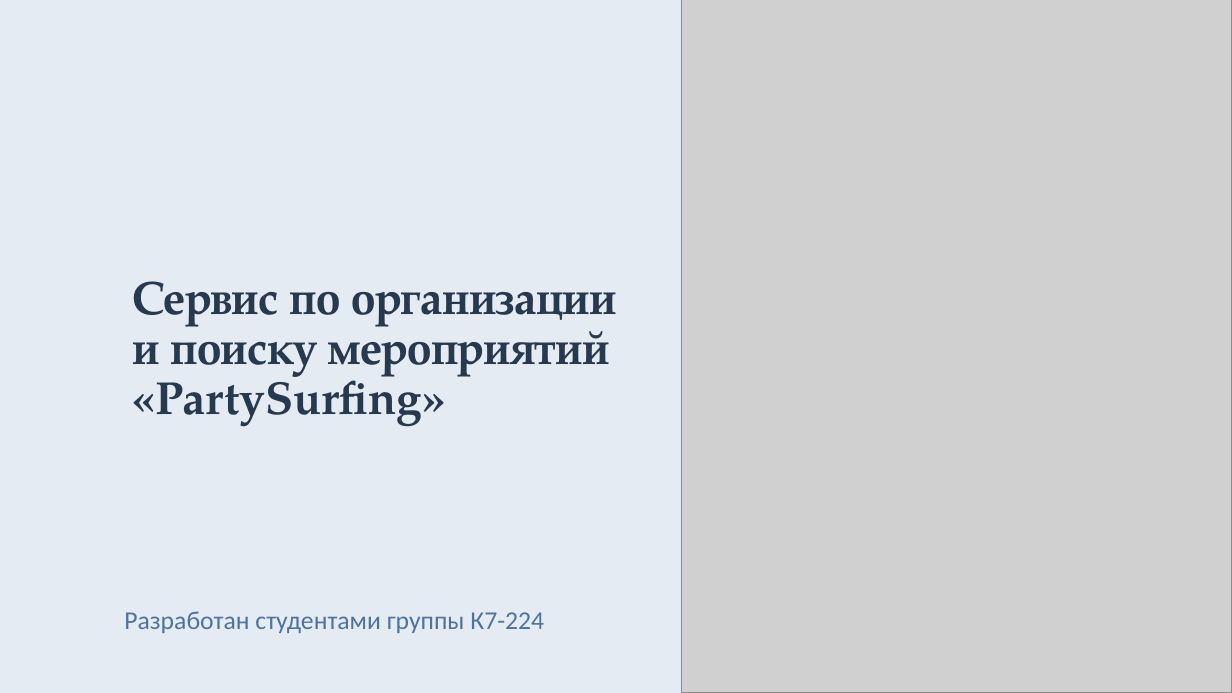
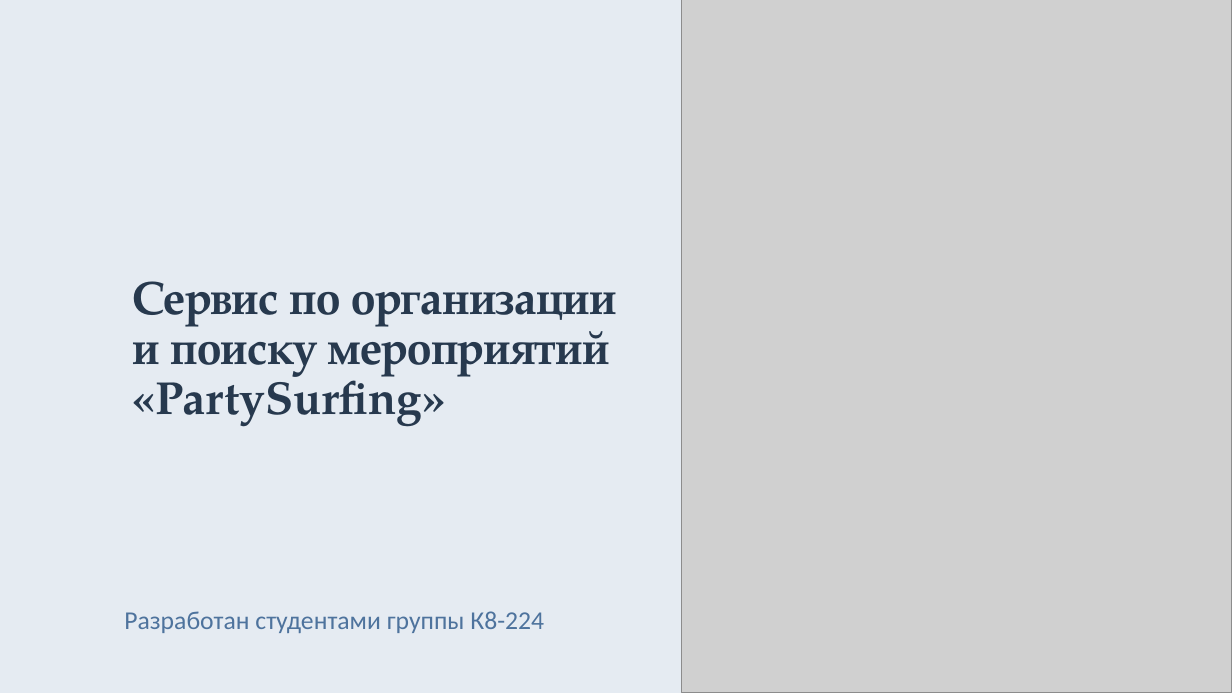
Before and after one commit to K224/TPKS, a slide deck: slide 1 of k224-docs/Presentazia_21_relis.pptx. Drawn at 1232x693 pixels with LibreOffice and Linux fonts; fonts in the diff are those of the drawing; grey boxes stand for pictures. Boxes give left, top, right and bottom in pixels: in the first picture for what was removed or moved away, otherwise in the second. Text is boxed around its words. In the diff, an @@ line names an element or a change of style, - is before the commit and + after.

```diff
--- a/k224-docs/Presentazia_21_relis.pptx
+++ b/k224-docs/Presentazia_21_relis.pptx
@@ subtitle at <box>124,611,544,633</box>: text changed @@
-Разработан студентами группы К7-224
+Разработан студентами группы К8-224
```
Also in this commit, not shown: 11 other slides changed, 4 slides added, 2 slides removed.
